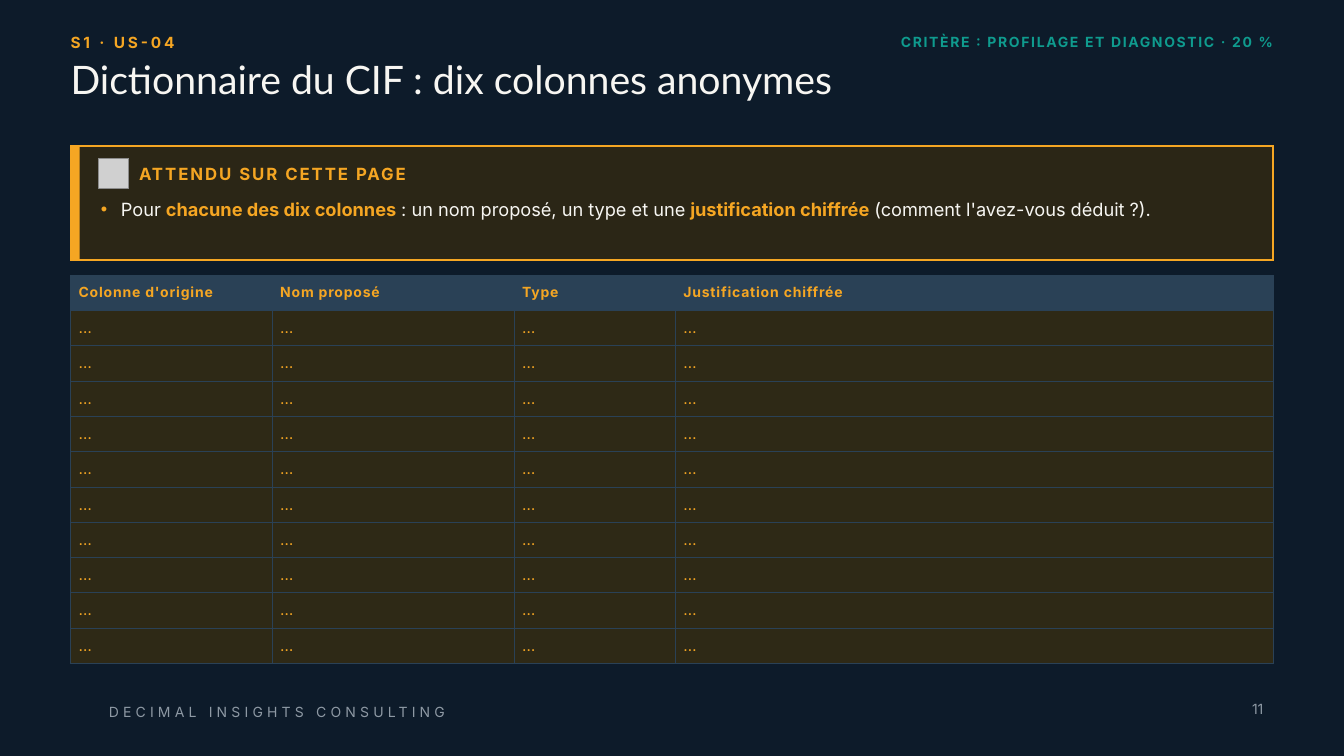
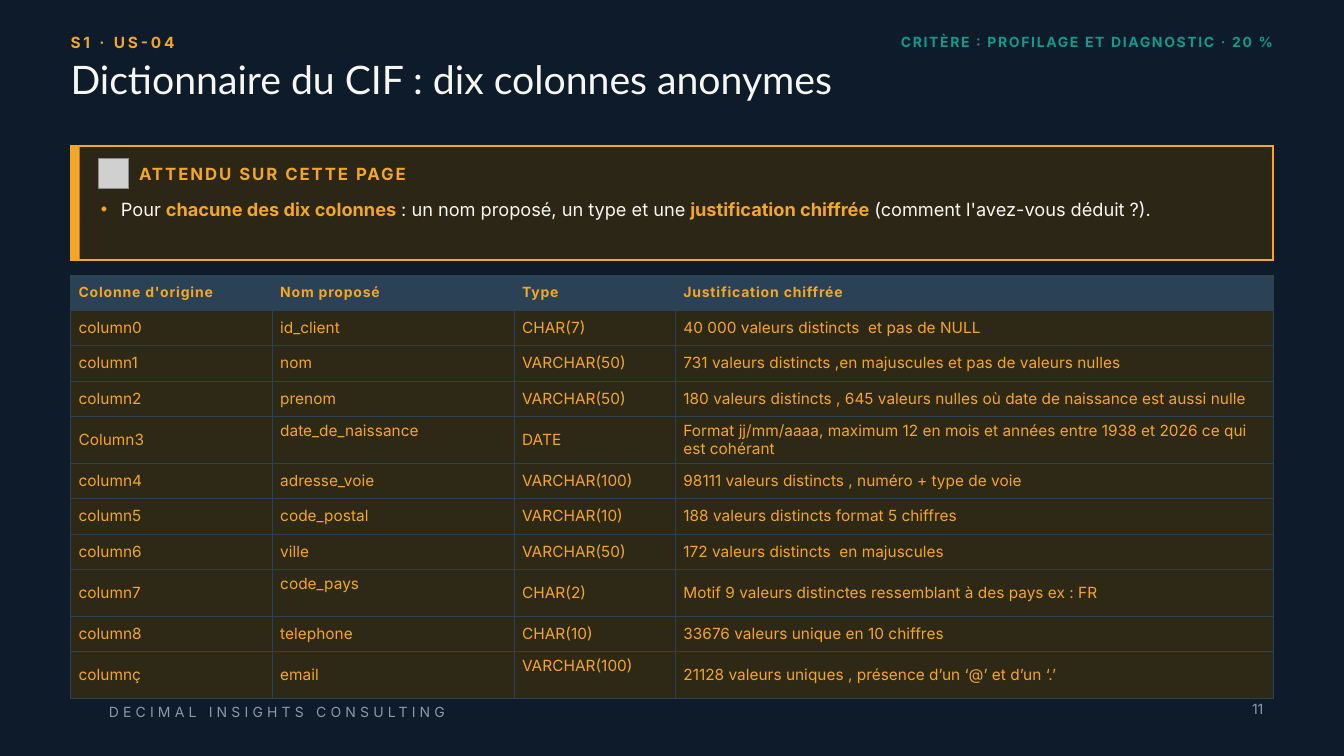
Before and after one commit to ruthabebeneg/td-qualite-g02, a slide deck: slide 11 of livrables/Livrable_Groupe_TD_AssurConnect.pptx. Drawn at 1344x756 pixels with LibreOffice and Linux fonts; fonts in the diff are those of the drawing; grey boxes stand for pictures; background and template pictures are left out. Boxes give left, top, right and bottom in pixels: in the first picture for what was removed or moved away, otherwise in the second. Text is boxed around its words. In the diff, an @@ line names an element or a change of style, - is before the commit and + after.

```diff
--- a/livrables/Livrable_Groupe_TD_AssurConnect.pptx
+++ b/livrables/Livrable_Groupe_TD_AssurConnect.pptx
@@ table at (71, 275, 1273, 721) @@
-row 2: … | … | … | …
+row 2: column0 | id_client | CHAR(7) | 40 000 valeurs distincts et pas de NULL
-row 3: … | … | … | …
+row 3: column1 | nom | VARCHAR(50) | 731 valeurs distincts ,en majuscules et pas de valeurs nulles
-row 4: … | … | … | …
+row 4: column2 | prenom | VARCHAR(50) | 180 valeurs distincts , 645 valeurs nulles où date de naissance est aussi nulle
-row 5: … | … | … | …
+row 5: Column3 | date_de_naissance | DATE | Format jj/mm/aaaa, maximum 12 en mois et années entre 1938 et 2026 ce qui est cohérant
-row 6: … | … | … | …
+row 6: column4 | adresse_voie | VARCHAR(100) | 98111 valeurs distincts , numéro + type de voie
-row 7: … | … | … | …
+row 7: column5 | code_postal | VARCHAR(10) | 188 valeurs distincts format 5 chiffres
-row 8: … | … | … | …
+row 8: column6 | ville | VARCHAR(50) | 172 valeurs distincts en majuscules
-row 9: … | … | … | …
+row 9: column7 | code_pays | CHAR(2) | Motif 9 valeurs distinctes ressemblant à des pays ex : FR
-row 10: … | … | … | …
+row 10: column8 | telephone | CHAR(10) | 33676 valeurs unique en 10 chiffres
-row 11: … | … | … | …
+row 11: columnç | email | VARCHAR(100) | 21128 valeurs uniques , présence d’un ‘@’ et d’un ‘.’
```
Also in this commit, not shown: 7 other slides changed.
